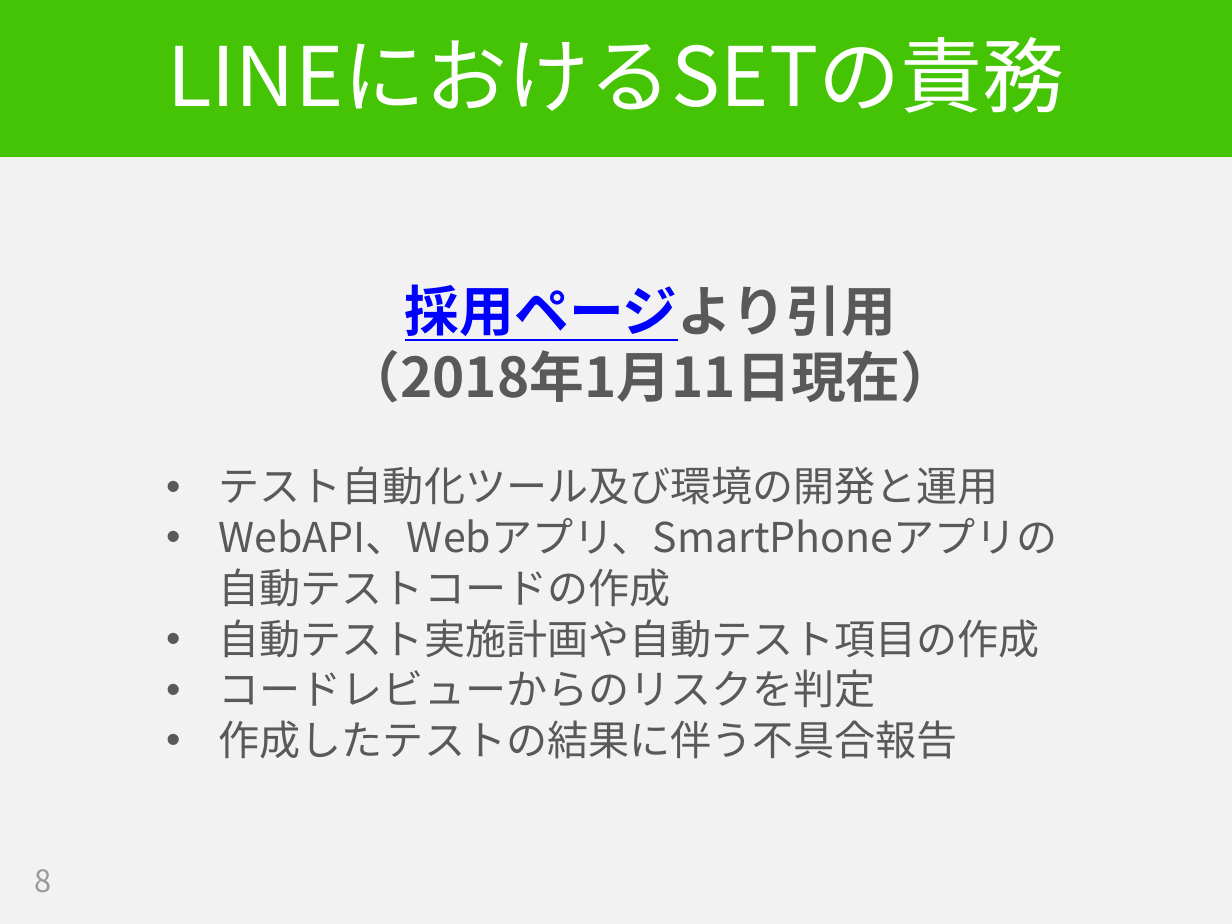
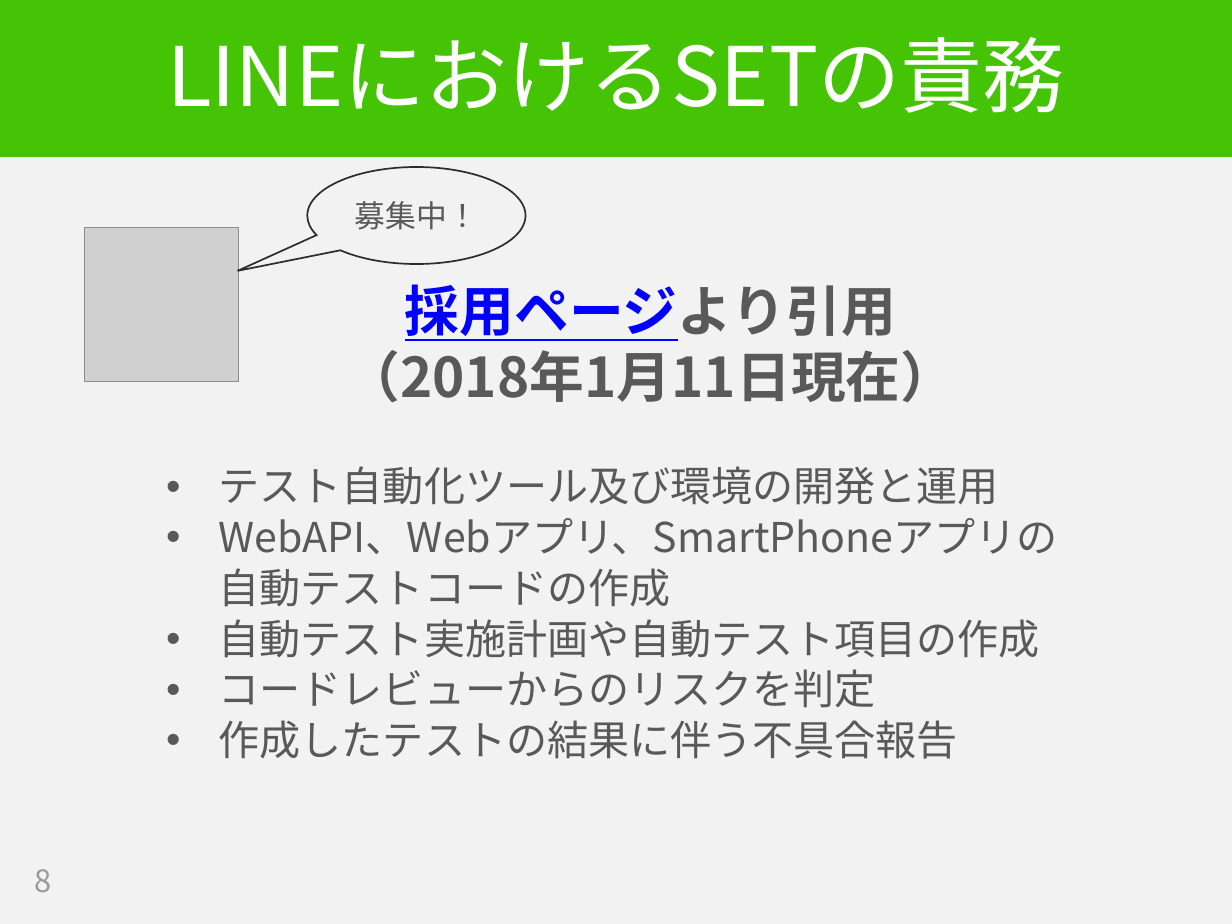
Before and after one commit to hageyahhoo/RSGT2018, a slide deck: slide 8 of SET_at_LINE_ja.pptx. Drawn at 1232x924 pixels with LibreOffice and Linux fonts; fonts in the diff are those of the drawing; grey boxes stand for pictures. Boxes give left, top, right and bottom in pixels: in the first picture for what was removed or moved away, otherwise in the second. Text is boxed around its words. In the diff, an @@ line names an element or a change of style, - is before the commit and + after.

```diff
--- a/SET_at_LINE_ja.pptx
+++ b/SET_at_LINE_ja.pptx
@@ speech bubble added at (307,168,525,265), outline #2C2C2C 1 pt, 18 pt, text #595959 @@
+募集中！
@@ picture added at (85,228,239,382) @@
```
Also in this commit, not shown: 7 other slides changed, 16 slides added, 4 slides removed.
